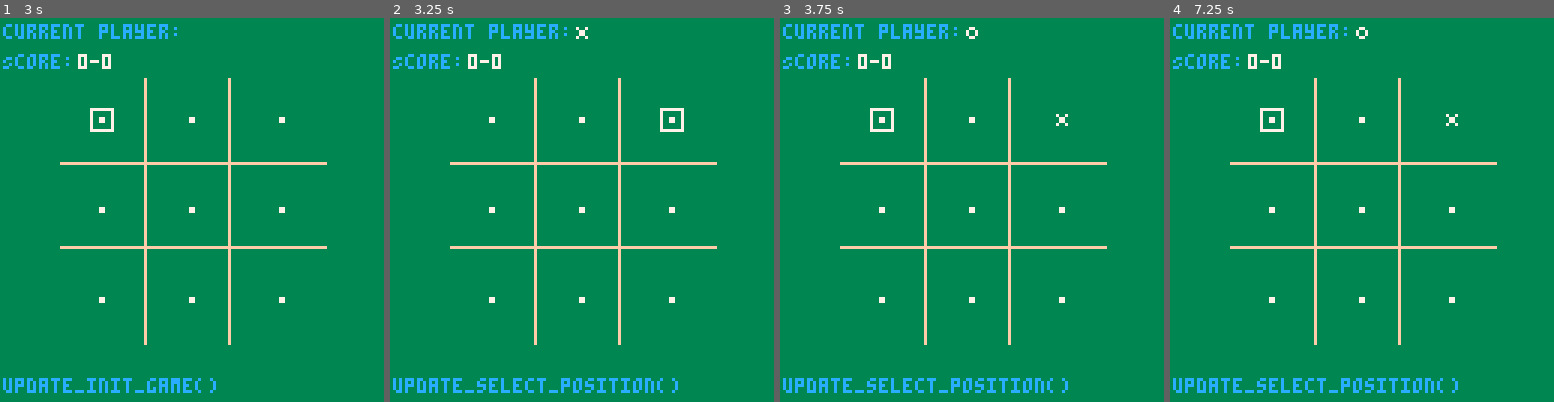
Above: before the commit, frames 1-4 (left to right).
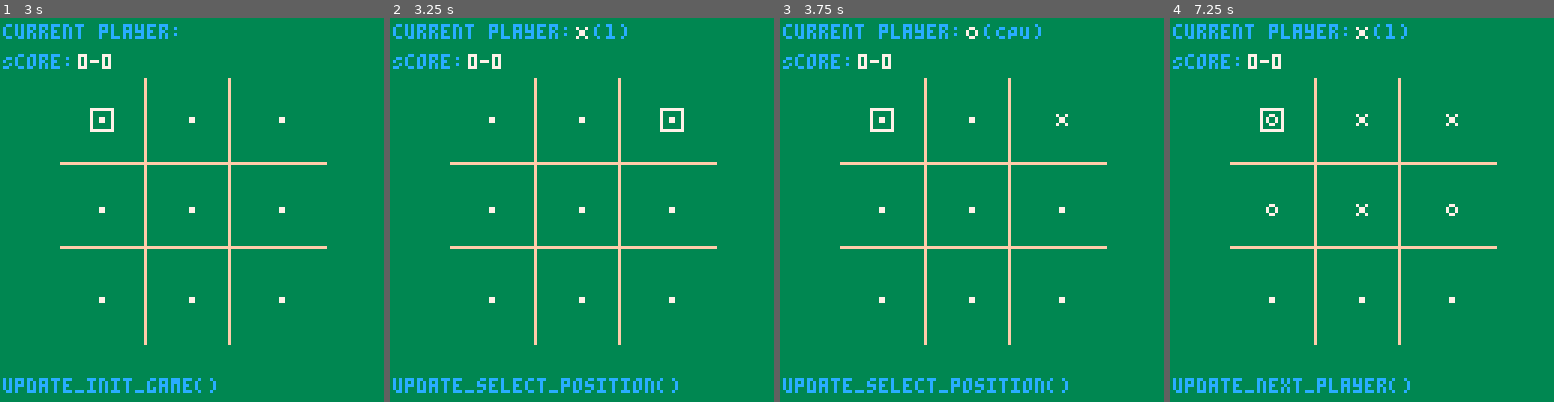
Above: after the commit, the same moments.

Repository: EmreMotan/TicTacToe
Game: PICO-8 cartridge tictactoe.p8
Two runs of this game, one before a commit and one after it. Both use one fixed random seed, a clock stepped at 60 frames per second and the inputs below.
Inputs:
- Up to frame 1 (3 s): tap X (X key) at 0.33, 1.07, 1.85, 2.97 s; tap O (Z key) at 0.7, 1.7, 2.1, 2.5, 2.9 s; hold Right 1.6-2.1 s; hold Up 2.15-2.42 s; hold Right from 2.47 s (still down)
- Up to frame 2 (3.25 s): release Right at 3.03 s; hold Left from 3.08 s (still down)
- Up to frame 3 (3.75 s): tap O (Z key) at 3.3, 3.7 s; release Left at 3.58 s; hold Down from 3.63 s (still down)
- Up to frame 4 (7.25 s): release Down at 3.97 s; hold Right 4.02-4.68 s; tap X (X key) at 4.08, 5.2, 6.32 s; tap O (Z key) every 0.4 s from 4.1 to 6.9 s; hold Up 4.73-5.03 s; hold Left 5.08-5.68 s; hold Down 5.73-6.03 s; hold Right 6.08-6.58 s; hold Right 6.63-7.13 s; hold Up from 7.18 s (still down)

Frame 1 is identical in both runs. In frame 2, 0.1% of the frame differs, in the area x 53-62%, y 1-6%; in frame 3, 0.2%; in frame 4, 1.1%, in the area x 22-75%, y 1-98%.

Commit message:
Implemented very basic CPU player AI

Diff:
--- a/tictactoe.p8
+++ b/tictactoe.p8
@@ -174,15 +174,46 @@
   end
 
   -- -- Process input for CPU player
-  -- if (number_players == 1 and currentplayer == 2) then
-  --   -- Random AI
-  --   -- Wait a couple seconds?
-  --   -- Visualize moving the cursor? At some set fraction of a second intervals?
-
-  --   for x=from,to do
-
-  --   end
-  -- end
+  if (number_players == 1 and currentplayer == 2) then
+    -- Random AI
+    -- Wait a couple seconds?
+    -- Visualize moving the cursor? At some set fraction of a second intervals?
+
+    if (cpu_player_wait_fulfilled == nil or cpu_player_wait_fulfilled == true) then
+      cpu_player_wait_fulfilled = false
+      timer_count = 0
+      timer_end = 30
+    end
+
+    if (cpu_player_wait_fulfilled == false and timer_count >= timer_end) then
+      cpu_player_wait_fulfilled = true
+      timer_count = 0
+    end
+
+    x=0
+    position_selected = false
+    while (x < 9 and position_selected == false and cpu_player_wait_fulfilled == true) do
+      if grid[x] == 0 then
+        position_selected = true
+        grid[x] = currentplayer
+
+        -- check if there is three in a row
+        win_result = check_win_condition()
+
+        -- check if there's a potential draw
+        tie_result = check_tie_condition()
+
+        if win_result == 1 then
+          score[currentplayer] += 1
+          global_state = state_win_screen
+        elseif tie_result == 1 then
+          global_state = state_tie_screen
+        else global_state = state_next_player
+        end
+      end
+      x += 1
+    end
+  end
 
   debugmsg = 'update_select_position()'
 end
@@ -368,6 +399,11 @@
   else
     print("current player: ", 1, 2, 12)
     drawspr(currentplayer-1,60,1)
+    if (currentplayer == 1 or number_players == 2) then
+      print("("..currentplayer..")", 68, 2, 12)
+    elseif (currentplayer == 2) then
+      print("(CPU)", 68, 2, 12)
+    end
     print('Score: ', 1, 12 , 12)
     print(score[1] .. '-' .. score[2], 26, 12, 7)
   end
